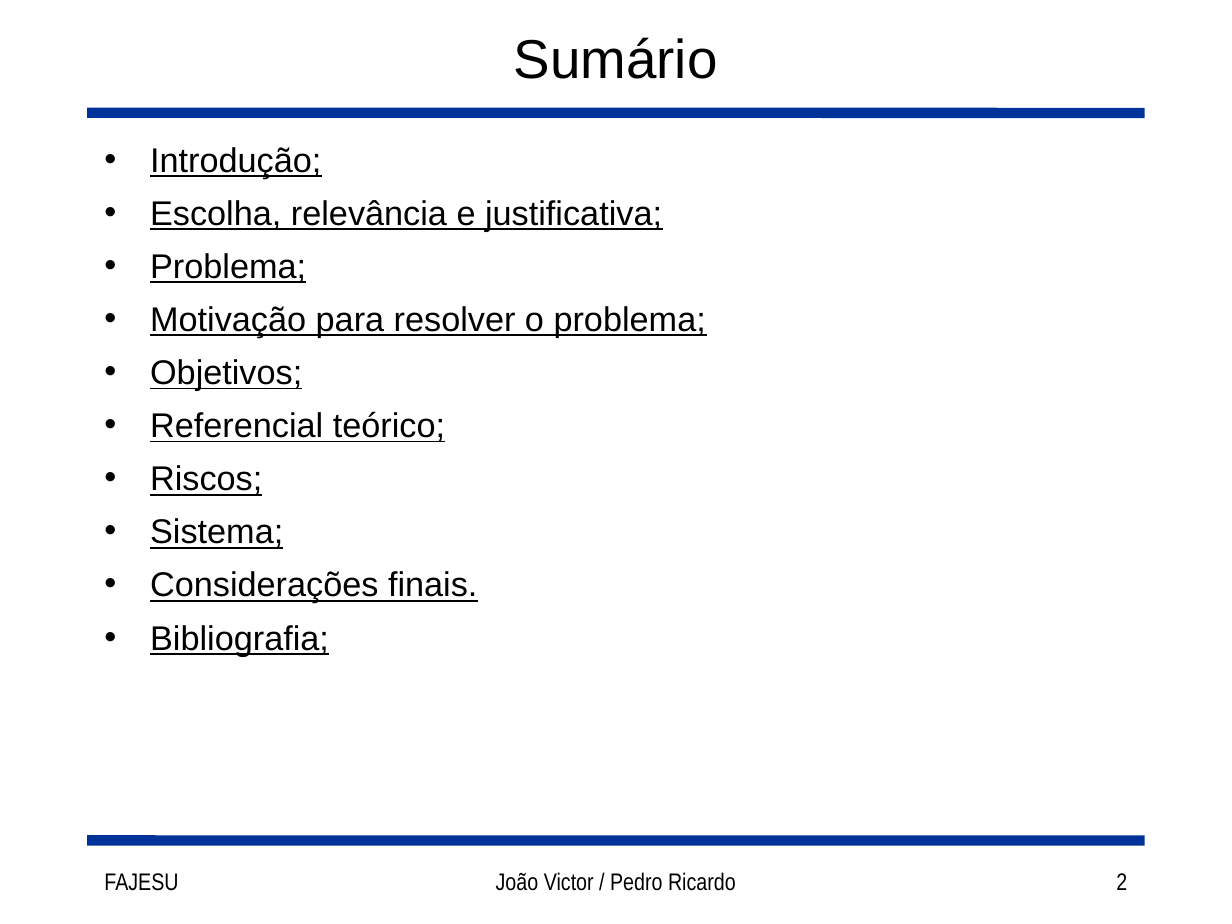
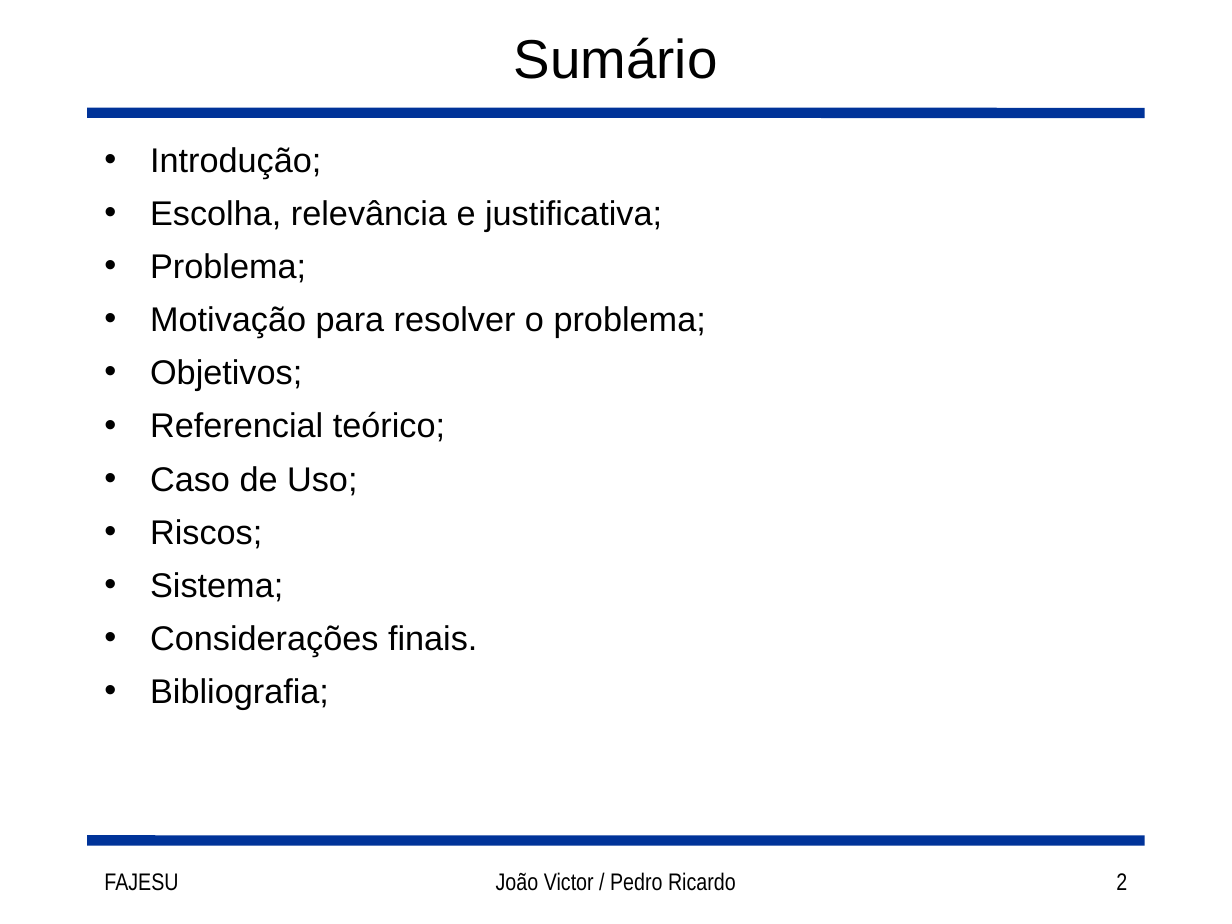
Before and after one commit to joaorocha/tcc-got-v1, a slide deck: slide 2 of docs/Slides.ppt. Drawn at 1232x924 pixels with LibreOffice and Linux fonts; fonts in the diff are those of the drawing. Boxes give left, top, right and bottom in pixels: in the first picture for what was removed or moved away, otherwise in the second. Text is boxed around its words. In the diff, an @@ line names an element or a change of style, - is before the commit and + after.

```diff
--- a/docs/Slides.ppt
+++ b/docs/Slides.ppt
@@ text at [150, 147, 706, 709]: underline off @@
@@ text at [150, 466, 357, 496]: paragraph added @@
+• Caso de Uso;
```
Also in this commit, not shown: 9 other slides changed, 1 slide added.
